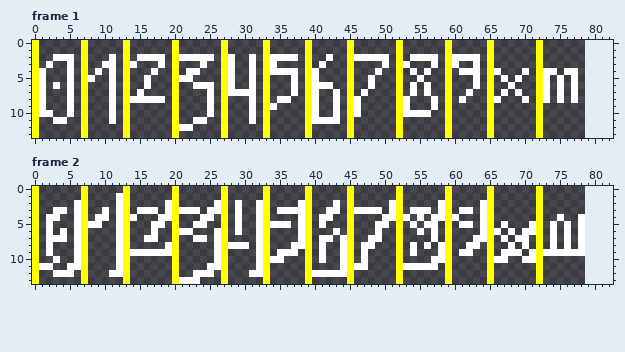
One commit to this pixel-art file: FlappyPegasusXd/Data/texture/src/scorefont.aseprite. Above, as it was before the edit.
79x14 pixels, 2 frames. Shown: frame 1, frame 2. The old version is drawn lined up with the new one, on the new canvas.
New version:
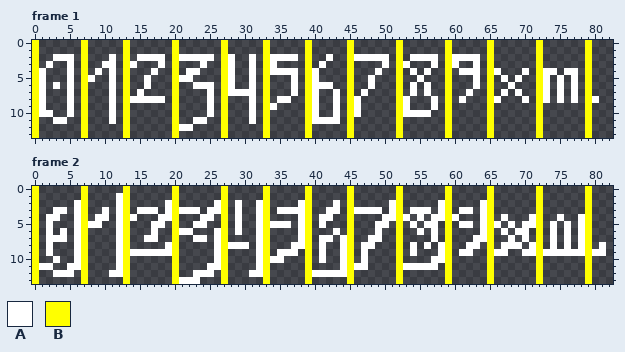
Palette (. is transparent): A #ffffff  B #ffff00
Edits made:
canvas 79x14 -> 83x14
Frame 1:
The edit adds colour A in row 8 at x 80.
The edit adds colour B in rows 0 to 13 at x 79.
Frame 2:
The edit adds colour A in row 4 at x 67 and 71; in row 5 at x 66, 68 and 70; in row 6 at x 67 and 69; in row 7 at x 68; in row 8 at x 67, 69, 71 and 81; in row 9 at x 66, 70 and 80 to 81.
The edit adds colour B in rows 0 to 13 at x 79.
Colour A is gone in row 5 at x 67; in row 6 at x 66, 68 and 71; in row 7 at x 67 and 69; in row 8 at x 70; in row 9 at x 68 to 69; in row 10 at x 66 to 67 and 70 to 71.
Changed places in both pictures, as pixel boxes (x1, y1, x2, y2):
added: (585, 40, 599, 138)
added: (585, 186, 606, 284)
changed: (494, 214, 536, 263)
